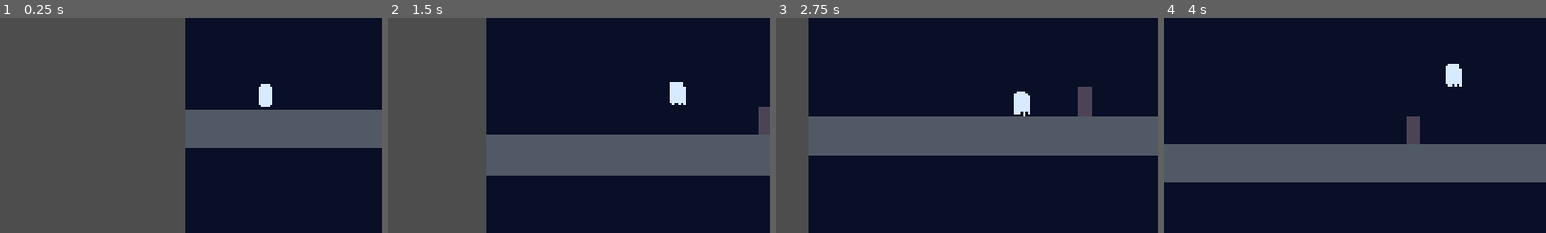
Above: before the commit, frames 1-4 (left to right).
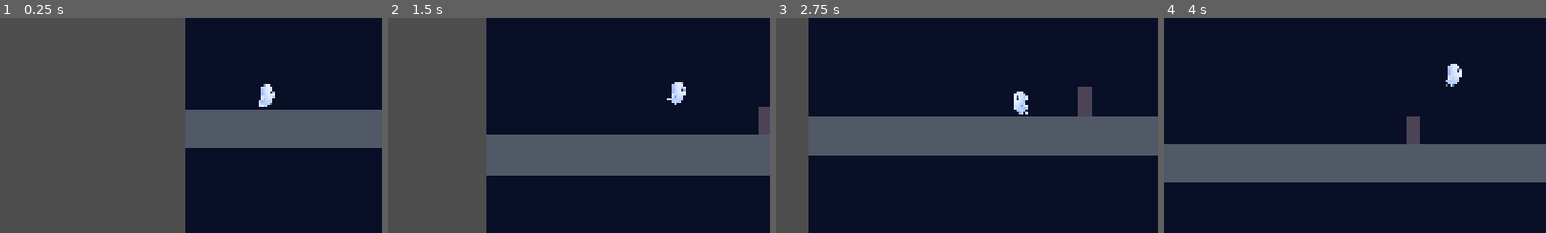
Above: after the commit, the same moments.

Repository: Memai2023/LostLittleGhost2.0
Game: Godot game, scene res://scenes/main.tscn
The game is run twice, just before and just after one commit, with the same random seed, the same clock (stepped at 60 frames per second) and the same inputs.
Inputs:
- Up to frame 1 (0.25 s): no input
- Up to frame 2 (1.5 s): hold D (move_right) from 0.53 s (still down); tap Space (jump) at 0.77 s
- Up to frame 3 (2.75 s): tap Space (jump) at 1.52 s; release D (move_right) at 2.03 s; hold A (move_left) from 2.03 s (still down)
- Up to frame 4 (4 s): release A (move_left) at 2.78 s; hold D (move_right) from 2.78 s (still down); tap Space (jump) at 3.02, 3.77 s
The pictures show only the part of the screen within x 15-65%, y 32-82%; the shares and areas given below are measured in that part.

The runs differ from the first frame. In frame 1, 0.2% of the frame differs, in the area x 67-72%, y 30-42%; in frame 2, 0.2%; in frame 3, 0.2%, in the area x 62-67%, y 34-46%; in frame 4, 0.2%.

Commit message:
Add Good Ghost player sprite

Diff:
--- a/scenes/player/player.tscn
+++ b/scenes/player/player.tscn
@@ -1,6 +1,7 @@
-[gd_scene load_steps=3 format=3]
+[gd_scene load_steps=4 format=3]
 
 [ext_resource type="Script" path="res://scripts/player/player.gd" id="1"]
+[ext_resource type="Texture2D" path="res://assets/characters/ghost/ghost_good_idle_right.png" id="2"]
 
 [sub_resource type="RectangleShape2D" id="RectangleShape2D_1"]
 size = Vector2(36, 58)
@@ -14,9 +15,10 @@
 position = Vector2(0, -10)
 shape = SubResource("RectangleShape2D_1")
 
-[node name="Body" type="Polygon2D" parent="."]
-color = Color(0.85, 0.92, 1, 1)
-polygon = PackedVector2Array(-20, -10, -20, -30, -14, -38, -7, -40, 0, -40, 7, -40, 14, -38, 20, -30, 20, -10, 20, 20, 13, 10, 7, 20, 0, 10, -7, 20, -13, 10, -20, 20)
+[node name="GoodGhostSprite" type="Sprite2D" parent="."]
+position = Vector2(0, -9.3)
+scale = Vector2(0.31, 0.31)
+texture = ExtResource("2")
 
 [node name="Camera2D" type="Camera2D" parent="."]
 enabled = true
--- a/scripts/player/player.gd
+++ b/scripts/player/player.gd
@@ -24,6 +24,7 @@
 var is_immune: bool = false
 var is_respawning: bool = false
 var respawn_position: Vector2
+var facing_direction: int = 1
 
 
 func _ready() -> void:
@@ -68,6 +69,8 @@
 
 	if direction != 0.0:
 		velocity.x = move_toward(velocity.x, direction * move_speed, acceleration * delta)
+		facing_direction = 1 if direction > 0.0 else -1
+		$GoodGhostSprite.flip_h = facing_direction < 0
 	else:
 		velocity.x = move_toward(velocity.x, 0.0, deceleration * delta)
 
@@ -125,12 +128,12 @@
 func _on_immunity_timer_timeout() -> void:
 	is_immune = false
 	$HitFlashTimer.stop()
-	$Body.modulate.a = 1.0
+	$GoodGhostSprite.modulate.a = 1.0
 
 
 # Temporary hit feedback: blinks the player semi-transparent while immune.
 func _on_hit_flash_timer_timeout() -> void:
-	$Body.modulate.a = 0.4 if $Body.modulate.a >= 1.0 else 1.0
+	$GoodGhostSprite.modulate.a = 0.4 if $GoodGhostSprite.modulate.a >= 1.0 else 1.0
 
 
 # Begins the short Evil Ghost / respawn sequence once SOUL reaches zero.
@@ -147,7 +150,7 @@
 	velocity = Vector2.ZERO
 	collision_layer = 0
 
-	$Body.modulate = RESPAWN_TINT
+	$GoodGhostSprite.modulate = RESPAWN_TINT
 
 	$RespawnTimer.start()
 
@@ -160,7 +163,7 @@
 	soul = MAX_SOUL
 	soul_changed.emit(soul, MAX_SOUL)
 
-	$Body.modulate = NORMAL_TINT
+	$GoodGhostSprite.modulate = NORMAL_TINT
 	collision_layer = PLAYER_COLLISION_LAYER
 	is_immune = false
 	is_respawning = false
